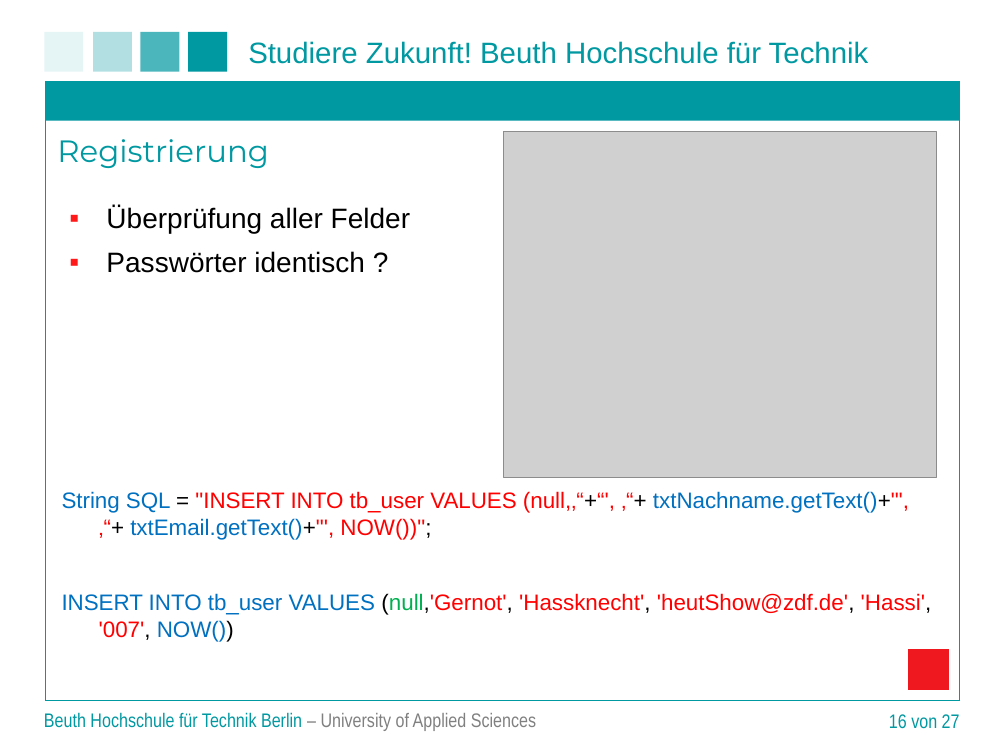
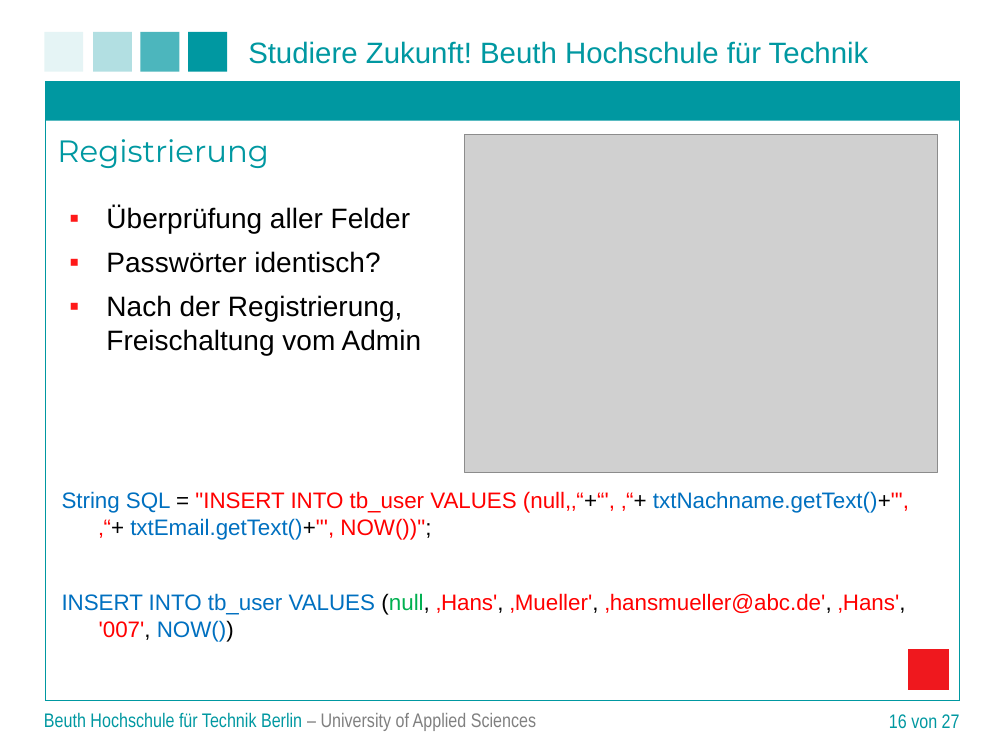
Before and after one commit to matt-han/TuerSpion, a slide deck: slide 16 of Projektpraesentation.ppt. Drawn at 1008x756 pixels with LibreOffice and Linux fonts; fonts in the diff are those of the drawing; grey boxes stand for pictures; background and template pictures are left out. Boxes give left, top, right and bottom in pixels: in the first picture for what was removed or moved away, otherwise in the second. Text is boxed around its words. In the diff, an @@ line names an element or a change of style, - is before the commit and + after.

```diff
--- a/Projektpraesentation.ppt
+++ b/Projektpraesentation.ppt
@@ picture: place and size @@
-picture at <box>504,132,936,478</box>
+picture at <box>465,134,937,472</box>
@@ text at <box>106,251,421,355</box>: text changed @@
-▪ Passwörter identisch ?
+▪ Passwörter identisch?
+▪ Nach der Registrierung,
+  Freischaltung vom Admin
@@ text at <box>62,593,906,642</box>: text changed @@
-INSERT INTO tb_user VALUES (null,'Gernot', 'Hassknecht', 'heutShow@zdf.de', 'Hassi', '007', NOW())
+INSERT INTO tb_user VALUES (null, ‚Hans', ‚Mueller', ‚hansmueller@abc.de', ‚Hans', '007', NOW())
```
Also in this commit, not shown: 4 other slides changed, 1 slide added, 1 slide removed.
